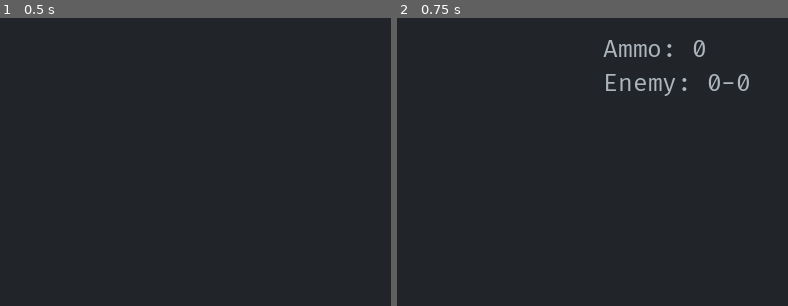
Above: before the commit, frames 1-2 (left to right).
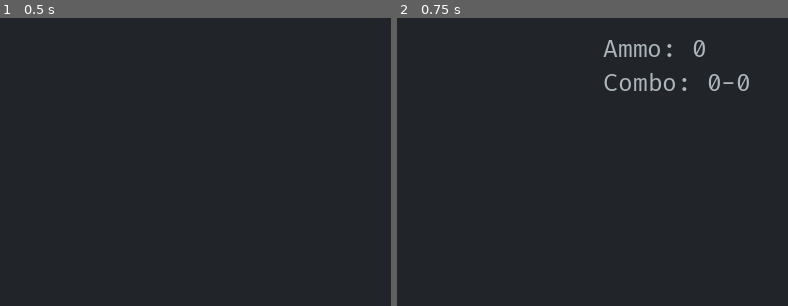
Above: after the commit, the same moments.

Repository: Bozar/godot-4-roguelike-demo
Game: Godot game, scene res://scene/main/main_game.tscn
Same seed, same stepped clock (60 frames per second), same inputs: the game is played once before the commit and once after it.
Inputs:
- Up to frame 1 (0.5 s): no input
- Up to frame 2 (0.75 s): tap Enter at 0.5 s; hold Right (move_right) from 0.53 s (still down); tap Space (aim) at 0.6 s
The pictures show only the part of the screen within x 50-100%, y 0-50%; the shares and areas given below are measured in that part.

Frame 1 is identical in both runs. In frame 2, 0.5% of the frame differs, in the area x 52-72%, y 19-28%.

Commit message:
PlayerInput: Manage inputs by modes.

Diff:
--- a/library/node_reference.gd
+++ b/library/node_reference.gd
@@ -49,9 +49,6 @@
     GAME_PROGRESS: [
         PC_ACTION, ACTOR_ACTION,
     ],
-    NEW_GAME: [
-        PLAYER_INPUT,
-    ],
     INIT_WORLD: [
         NEW_GAME,
     ],
@@ -65,7 +62,7 @@
 const SIGNAL_CONNECTIONS: Dictionary = {
     PLAYER_INPUT: {
         SIGNAL_ACTION_PRESSED: [
-            PC_ACTION,
+            PC_ACTION, NEW_GAME,
         ],
     },
     SPRITE_FACTORY: {
--- a/scene/main/game_state_label.gd
+++ b/scene/main/game_state_label.gd
@@ -20,7 +20,7 @@
 
 func update_label() -> void:
     var ammo: String = "Ammo: %d" % [_ref_PcAction.ammo]
-    var enemy: String = "\nEnemy: %d-%d" % [_ref_PcAction.enemy_count,
+    var enemy: String = "\nCombo: %d-%d" % [_ref_PcAction.enemy_count,
             _ref_PcAction.progress_bar]
     var end_game: String = ""
 
--- a/scene/main/new_game.gd
+++ b/scene/main/new_game.gd
@@ -12,7 +12,12 @@
     VisualEffect.set_background_color()
 
 
-func start_game() -> void:
+func _on_PlayerInput_action_pressed(input_tag: StringName) -> void:
+    if input_tag == InputTag.START_GAME:
+        _start_game()
+
+
+func _start_game() -> void:
     # TODO: Get seed from user settings.
     _ref_RandomNumber.set_initial_seed(0)
     _ref_InitWorld.create_world()
--- a/scene/main/pc_action.gd
+++ b/scene/main/pc_action.gd
@@ -52,21 +52,24 @@
 
 
 func _on_PlayerInput_action_pressed(input_tag: StringName) -> void:
-    var coord: Vector2i = ConvertCoord.get_coord(_pc)
+    var coord: Vector2i
 
     match input_tag:
         InputTag.AIM:
             _aim(_pc)
             return
         InputTag.MOVE_LEFT:
-            coord += Vector2i.LEFT
+            coord = Vector2i.LEFT
         InputTag.MOVE_RIGHT:
-            coord += Vector2i.RIGHT
+            coord = Vector2i.RIGHT
         InputTag.MOVE_UP:
-            coord += Vector2i.UP
+            coord = Vector2i.UP
         InputTag.MOVE_DOWN:
-            coord += Vector2i.DOWN
-
+            coord = Vector2i.DOWN
+        _:
+            return
+
+    coord += ConvertCoord.get_coord(_pc)
     if _is_aiming:
         _shoot(_pc, coord)
     elif not DungeonSize.is_in_dungeon(coord):
--- a/scene/main/player_input.gd
+++ b/scene/main/player_input.gd
@@ -5,30 +5,30 @@
 signal action_pressed(input_tag: InputTag)
 
 
-var _ref_NewGame: NewGame
-
-var _is_new_game: bool = true
-var _is_game_over: bool = false
+enum InputMode {
+    START_GAME,
+    END_GAME,
+    NORMAL,
+}
 
 
-func _ready() -> void:
-    set_process_unhandled_input(true)
+var _input_mode: int = InputMode.START_GAME
 
 
 func _unhandled_input(event: InputEvent) -> void:
-    var out_input_tag: Array = []
-
-    if _is_new_game:
-        if event.is_action_pressed(InputTag.START_GAME):
-            _ref_NewGame.start_game()
-            _is_new_game = false
-    elif _is_game_over:
-        if event.is_action_pressed(InputTag.START_GAME):
-            EndGame.reload()
-    elif _is_move_input(event, out_input_tag):
-        action_pressed.emit(out_input_tag[0])
-    elif event.is_action_pressed(InputTag.AIM):
-        action_pressed.emit(InputTag.AIM)
+    match _input_mode:
+        InputMode.START_GAME:
+            if event.is_action_pressed(InputTag.START_GAME):
+                action_pressed.emit(InputTag.START_GAME)
+                _input_mode = InputMode.NORMAL
+        InputMode.END_GAME:
+            if event.is_action_pressed(InputTag.START_GAME):
+                EndGame.reload()
+        InputMode.NORMAL:
+            if _handle_move_input(event):
+                return
+            elif event.is_action_pressed(InputTag.AIM):
+                action_pressed.emit(InputTag.AIM)
 
 
 func _on_Schedule_turn_started(sprite: Sprite2D) -> void:
@@ -37,12 +37,12 @@
 
 func _on_GameProgress_game_over(_player_win: bool) -> void:
     set_process_unhandled_input(true)
-    _is_game_over = true
+    _input_mode = InputMode.END_GAME
 
 
-func _is_move_input(event: InputEvent, out_input_tag: Array) -> bool:
+func _handle_move_input(event: InputEvent) -> bool:
     for i: StringName in InputTag.MOVE_INPUTS:
         if event.is_action_pressed(i):
-            out_input_tag.push_back(i)
+            action_pressed.emit(i)
             return true
     return false
